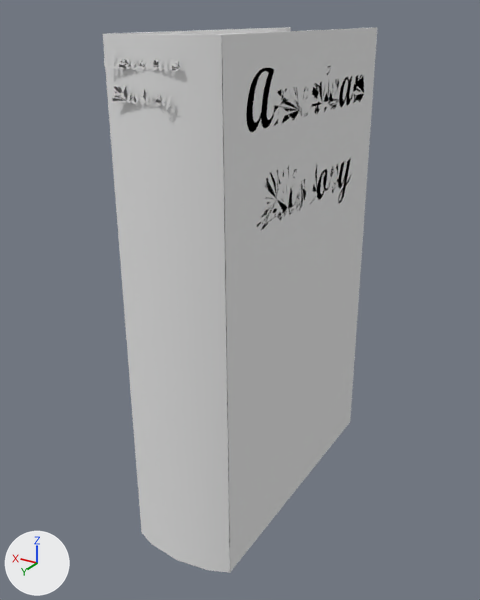
An edit to the OBJ model CS4621/data/meshes/CS4621/book4.obj, drawn before and after from the same camera.
Both versions are drawn from a 50 mm camera at (52.47, 37.42, 5.31) aimed at (57.86, 28.44, 0.82). Lighting does not change. The marker at lower left points along +X, +Y and +Z. Where no turn or scale is listed for an object, it has been applied to the vertices.

Script lines for the objects in view, before the commit:
```python
mat_mat0 = principled_material('mat0')
mat_mat0.base_color = (0.8, 0.8, 0.8)  # white #e7e7e7
mat_mat0.roughness = 1.0
mat_mat2 = principled_material('mat2')
mat_mat2.base_color = (0.8, 0.8, 0.8)  # white #e7e7e7
mat_mat2.roughness = 1.0
me_book4 = bpy.data.meshes.new('book4')
me_book4.from_pydata(...)  # 1756 vertices, 3128 faces; spans x 56.77..58.58, y 25.56..30.81, z -2.92..5.1
# faces by material slot: [827, 832, 1463, 6]
me_book4.materials.append(mat_mat0)  # white #e7e7e7
me_book4.materials.append(mat_mat1)  # white #e7e7e7
me_book4.materials.append(mat_mat2)  # white #e7e7e7
me_book4.materials.append(mat_mat3)  # white #e7e7e7
ob_book4 = bpy.data.objects.new('book4', me_book4)
ob_book4.location = (0.0, 0.0, 0.0)
```
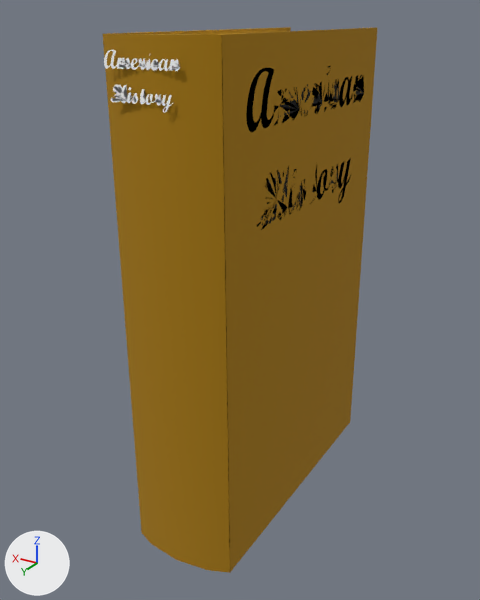
Location of each change, [x1, y1, x2, y2] in pixels of the pictures (480 x 600 px):
```json
{"object": "book4", "change": "recoloured", "before": [103, 27, 377, 573], "after": [103, 27, 377, 573]}
```

Scene script edits in JSON lines:
```json
{"op": "set", "path": "mat_mat0.base_color", "old": "(0.8, 0.8, 0.8)", "new": "(0.0, 0.0, 0.0)", "note": "white #e7e7e7 -> black #000000"}
{"op": "set", "path": "mat_mat2.base_color", "old": "(0.8, 0.8, 0.8)", "new": "(0.4, 0.2, 0.0)", "note": "white #e7e7e7 -> yellow #aa7c00"}
```
